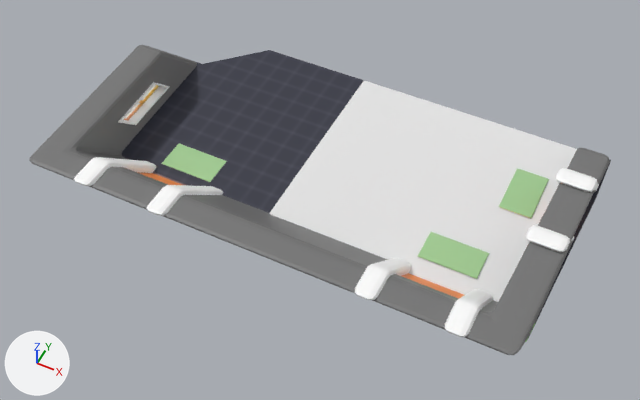
What one commit did to the FBX model Assets/Element/Resources/3D Object/SceneObj/2F_v3.fbx.
Camera for both pictures: a 50 mm lens placed at (15.2, -30.3, 33.2), pointed at (2.0, -4.0, 0.4). Every picture has the same lights, and +X, +Y and +Z are marked at lower left. The first picture is the older version. Where no turn or scale is listed for an object, it has been applied to the vertices. Vertices at exactly the same position are counted once.

In view in the first picture: 'Cube.025', 'Cube.026', 'Plane.002', 'door01.005', 'door02.004', 'wall01.004', '地板.001', '地板1.007', '門框.002'.
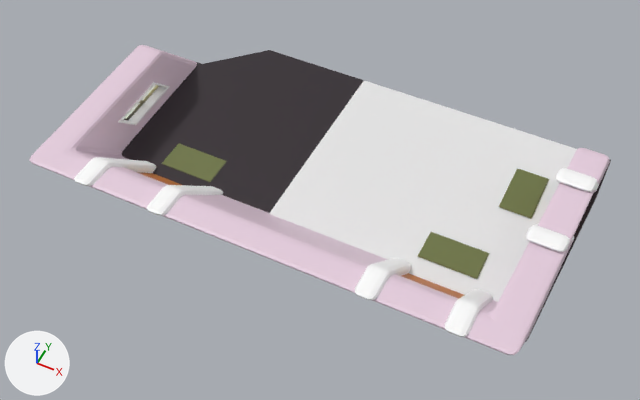
Patch to the scene script:
```diff
--- a/Assets/Element/Resources/3D Object/SceneObj/2F_v3.fbx.py
+++ b/Assets/Element/Resources/3D Object/SceneObj/2F_v3.fbx.py
@@ img_coloratlas_f1_png @@
+img_coloratlas_f1_png = load_image('colorAtlas_F1.png', 'colorAtlas_F1.png', 257, 257, 'sRGB')
@@ mat_coloratlas_2f @@
 mat_coloratlas_2f = principled_material('colorAtlas_2F')
-mat_coloratlas_2f.texture = img_coloratlas_2f_png  # with its transparency
+mat_coloratlas_2f.texture = img_coloratlas_f1_png  # with its transparency
@@ me_plane_010 @@
 me_plane_010.from_pydata(...)  # 8 vertices, 6 faces; spans x -6.3..-3.36, y -8.99..-6.29, z 0.56..2.57
 # used by ob_door01_005; location = (0.0, 0.0, 0.0)
+# me_plane_010 part 6: texture (UV) coordinates of 6 of 6 faces, centred in x -6.3..-3.36, y -8.64..-6.64, z 0.56..2.57, changed; they spanned u 0.58..0.58, v 0.56..0.65 and now span u 0.27..0.27, v 0.49..0.49
 me_plane_010.materials.append(mat_coloratlas_2f)
@@ me_plane_006 @@
 me_plane_006.from_pydata(...)  # 36 vertices, 30 faces; spans x -6.3..11.8, y -5.5..2.1, z 0.5..0.8
 # used by ob_plane_002; location = (0.0, 0.0, 0.0)
+# me_plane_006 part 1: texture (UV) coordinates of 30 of 30 faces, centred in x -6.3..11.8, y -5.5..2.1, z 0.5..0.8, changed; they spanned u 0.46..0.86, v 0.14..0.64 and now span u 0.49..0.49, v 0.49..0.49
 me_plane_006.materials.append(mat_coloratlas_2f)
@@ me_plane_011 @@
 me_plane_011.from_pydata(...)  # 8 vertices, 6 faces; spans x 7.77..10.71, y -9.17..-6.46, z 0.74..2.74
 # used by ob_door02_004; location = (0.0, 0.0, 0.0)
+# me_plane_011 part 2: texture (UV) coordinates of 6 of 6 faces, centred in x 7.77..10.71, y -8.82..-6.81, z 0.74..2.74, changed; they spanned u 0.57..0.57, v 0.56..0.66 and now span u 0.27..0.27, v 0.49..0.49
 me_plane_011.materials.append(mat_coloratlas_2f)
@@ me_plane_009 @@
 me_plane_009.from_pydata(...)  # 20 vertices, 19 faces; spans x -10.3..14.2, y -7.5..5.9, z -0.3..0.6
 # used by ob_地板_001; location = (0.0, 0.0, 0.0)
+# me_plane_009 part 5: texture (UV) coordinates of 19 of 19 faces, centred in x -10.2..14.2, y -7.1..5.5, z -0.3..0.6, changed; they spanned u 0.06..0.74, v 0.76..1.03 and now span u 0.74..0.74, v 0.31..0.31
 me_plane_009.materials.append(mat_coloratlas_2f)
@@ me_cube_022 @@
 me_cube_022.from_pydata(...)  # 336 vertices, 324 faces; spans x -7.3..14.1, y -10.6..3.3, z 0.4..3.9
 # used by ob_門框_002; location = (0.0, 0.0, 0.0)
+# me_cube_022 part 4: texture (UV) coordinates of 324 of 324 faces, centred in x -7.3..14.1, y -10.6..3.3, z 0.4..3.9, changed; they spanned u 0.04..0.22, v 0.52..0.74 and now span u 0.01..0.03, v 0.77..0.8
 me_cube_022.materials.append(mat_coloratlas_2f)
@@ me_cube_027 @@
 me_cube_027.from_pydata(...)  # 24 vertices, 20 faces; spans x -9.9..-8.57, y -5.46..-0.92, z 1.26..2.43
 # used by ob_cube_026; location = (0.0, 0.0, 0.0)
+# me_cube_027 part 3: texture (UV) coordinates of 20 of 20 faces, centred in x -9.89..-8.57, y -4.88..-1.5, z 1.26..2.43, changed; they spanned u 0.08..0.19, v 0.56..0.73 and now span u 0.22..0.24, v 0.78..0.81
 me_cube_027.materials.append(mat_coloratlas_2f)
@@ me_cube_024 @@
 me_cube_024.from_pydata(...)  # 309 vertices, 311 faces; spans x -10.3..14.2, y -10.5..5.0, z 0.6..3.6
 # used by ob_wall01_004; location = (0.0, 0.0, 0.0)
+# me_cube_024 part 7: texture (UV) coordinates of 311 of 311 faces, centred in x -10.3..14.2, y -10.4..5.0, z 0.6..3.6, changed; they spanned u 0.26..0.46, v 0.78..0.97 and now span u 0.86..0.86, v 0.21..0.21
 me_cube_024.materials.append(mat_coloratlas_2f)
```

Boxes (x1, y1, x2, y2) around the edits, measured in the pictures (640 x 400 px):
'wall01.004', surface changed (grey to white)
    both: (29, 45, 610, 355)
'地板.001', surface changed
    both: (122, 50, 611, 342)
'Plane.002', surface changed
    both: (161, 144, 549, 279)
'door02.004', surface changed
    both: (402, 273, 464, 299)
'Cube.025', surface changed
    both: (123, 85, 159, 120)
'door01.005', surface changed (orange to brown)
    both: (137, 172, 182, 185)
part 3 of me_cube_027, surface changed
    both: (118, 82, 170, 125)
part 4 of me_cube_022, surface changed
    both: (74, 157, 599, 337)
